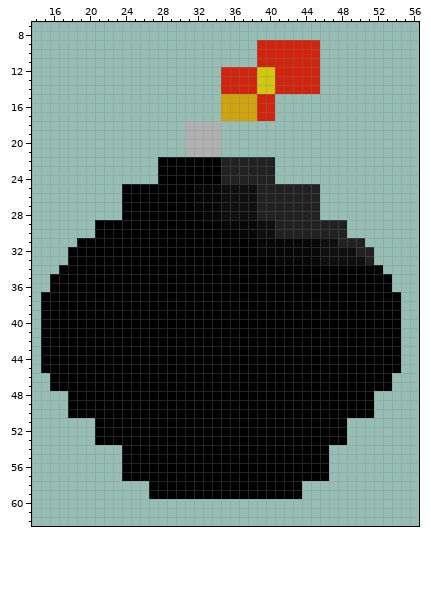
Edited in one commit: sprite sheet (src/core/imgs/bomb.png). Above: the version before the commit.
The file is 70x70 pixels. Colours within 5 levels of each other are drawn and written as one. Shown: x 14..56, y 7..62.
The same view after the edit:
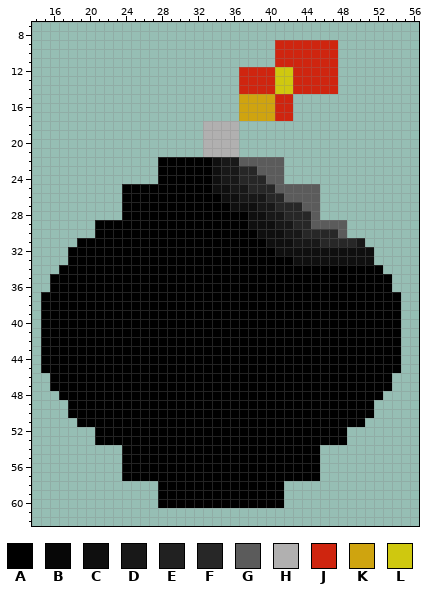
Palette (. is transparent): A #000000  B #070707  C #0f0f0f  D #181818  E #212121  F #272727  G #5b5b5b  H #b1b0b0  J #cf250f  K #cfa40f  L #cfc80f
Log entry: bonb png re-textured
The edit:
The author put colour A in row 48 at x 17 and 52; in row 51 at x 19 to 20 and 49 to 50; in row 60 at x 28 to 41.
Colour B becomes colour A in row 25 at x 32 to 33; in rows 26 to 27 at x 32 to 34; in row 28 at x 33 to 34; in row 29 at x 35 to 37; in row 30 at x 37 to 38; in row 31 at x 39.
Colour B becomes colour A in row 32 at x 39 to 40; in row 33 at x 41 to 42.
Colour C becomes colour A in row 27 at x 35; in row 28 at x 35 to 37.
Colour A becomes colour C in rows 22 to 24 at x 34.
Colour B becomes colour C in row 25 at x 34; in row 29 at x 38; in row 31 at x 40 to 42; in row 32 at x 41 to 45; in row 33 at x 43 to 45.
Colour E becomes colour C in row 28 at x 39; in row 30 at x 41; in row 32 at x 50 to 51; in row 33 at x 51.
Colour B becomes colour D in row 31 at x 43 to 45.
Colour C becomes colour D in row 25 at x 36 to 37; in row 26 at x 37 to 38.
Colour E becomes colour D in rows 22 to 24 at x 35 to 36; in row 26 at x 39; in row 27 at x 39 to 40; in row 28 at x 40 to 41; in row 29 at x 41 to 42; in row 30 at x 42 to 43.
Colour E becomes colour D in row 31 at x 50.
Colour C becomes colour F in row 25 at x 38; in row 31 at x 46 to 47.
Colour E becomes colour F in row 23 at x 37 to 38; in row 24 at x 37 to 39; in row 25 at x 39 to 40; in row 26 at x 40 to 41; in row 27 at x 41 to 43; in row 28 at x 42 to 44.
Colour E becomes colour F in row 29 at x 43 to 44; in row 30 at x 44 to 47; in row 31 at x 48 to 49.
The author put colour G in rows 22 to 24 at x 41.
Colour E becomes colour G in row 22 at x 37 to 40; in row 23 at x 39 to 40; in row 24 at x 40; in row 25 at x 41 to 45; in row 26 at x 42 to 45; in row 27 at x 44 to 45.
Colour E becomes colour G in row 28 at x 45; in row 29 at x 45 to 48; in row 30 at x 48.
The author put colour H in rows 18 to 21 at x 35 to 36.
The author put colour J in rows 9 to 14 at x 46 to 47; in rows 15 to 17 at x 41 to 42.
Colour L becomes colour J in rows 12 to 14 at x 39 to 40.
Colour J becomes colour K in rows 15 to 17 at x 39 to 40.
Colour J becomes colour L in rows 12 to 14 at x 41 to 42.
Colour A is gone in rows 54 to 57 at x 46; in rows 58 to 59 at x 27 and 42 to 43.
Colour H is gone in rows 18 to 21 at x 31 to 32.
Colour J is gone in rows 9 to 11 at x 39 to 40; in rows 12 to 14 at x 35 to 36.
Colour K is gone in rows 15 to 17 at x 35 to 36.
